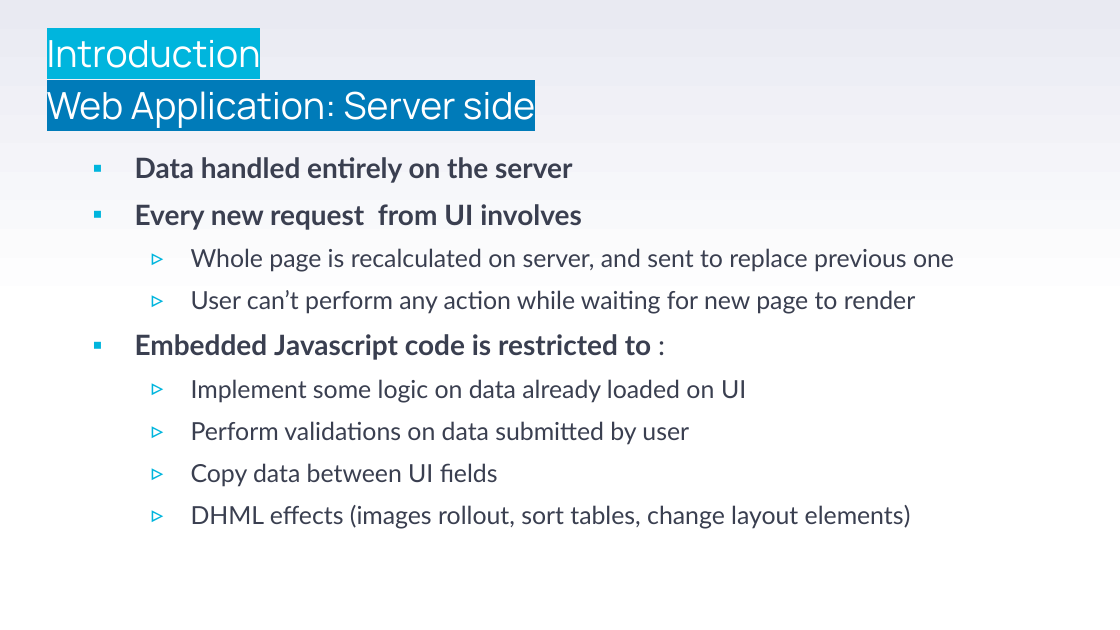
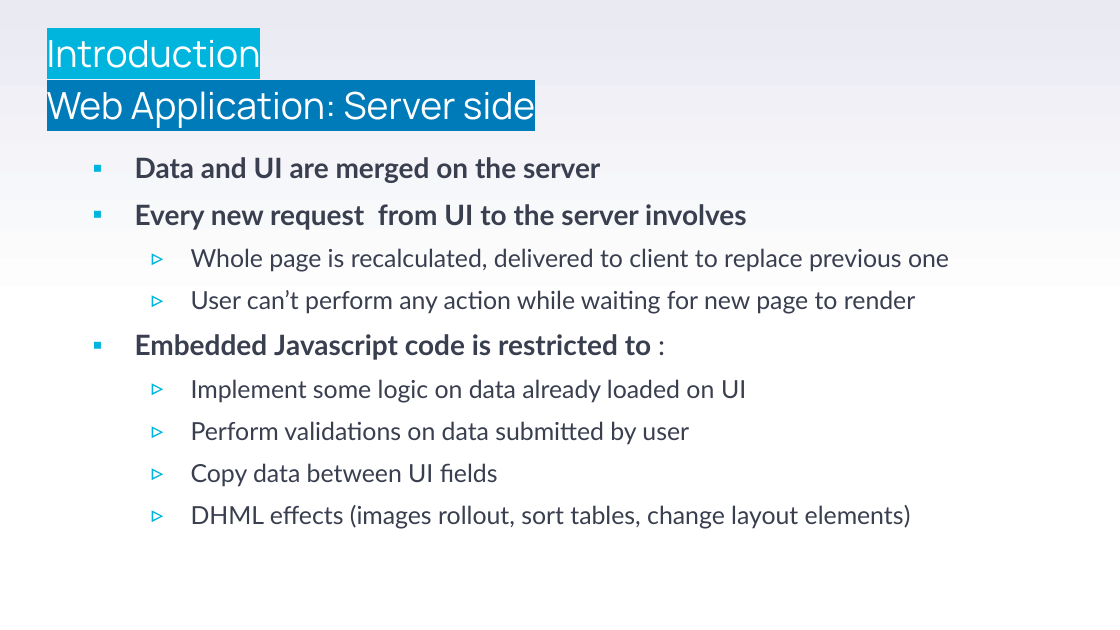
Before and after one commit to stefanofiorenza/KNITS, a slide deck: slide 9 of Programs/Trainings/01-FE/BasicJS/KNITS-Javascript.pptx. Drawn at 1120x630 pixels with LibreOffice and Linux fonts; fonts in the diff are those of the drawing; background and template pictures are left out. Boxes give left, top, right and bottom in pixels: in the first picture for what was removed or moved away, otherwise in the second. Text is boxed around its words. In the diff, an @@ line names an element or a change of style, - is before the commit and + after.

Commit message:
new pages

```diff
--- a/Programs/Trainings/01-FE/BasicJS/KNITS-Javascript.pptx
+++ b/Programs/Trainings/01-FE/BasicJS/KNITS-Javascript.pptx
@@ text at [135, 157, 949, 272]: text changed @@
-  ▪ Data handled entirely on the server
-  ▪ Every new request from UI involves
-    ▹ Whole page is recalculated on server, and sent to replace previous one
+  ▪ Data and UI are merged on the server
+  ▪ Every new request from UI to the server involves
+    ▹ Whole page is recalculated, delivered to client to replace previous one
```
Also in this commit, not shown: 2 other slides changed, 1 slide added, 1 slide removed.
